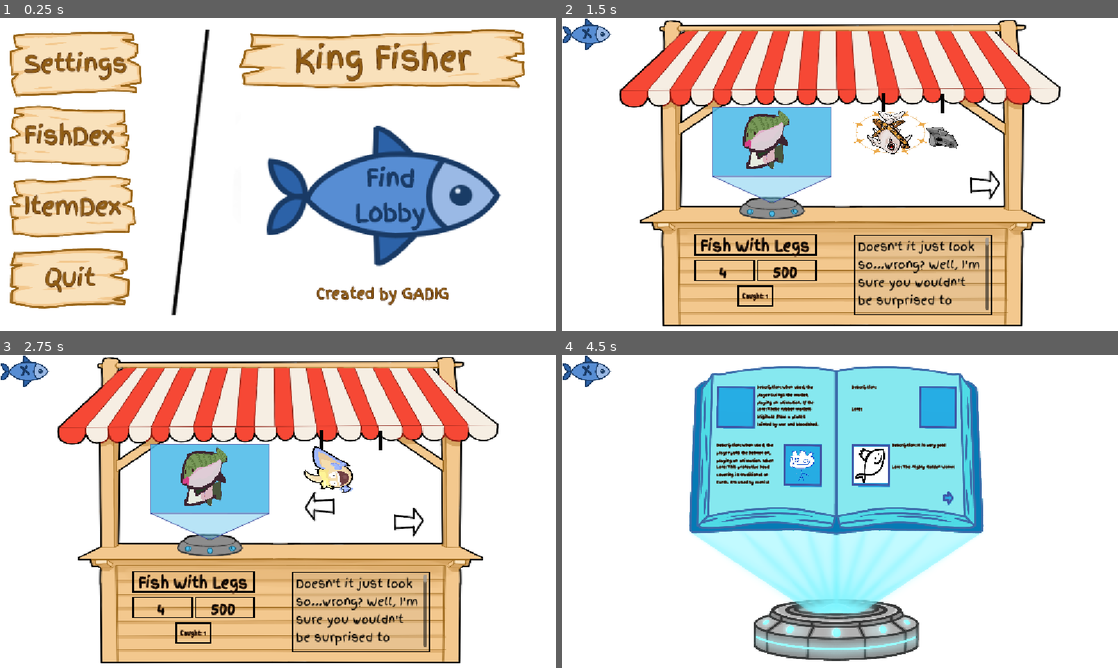
Above: before the commit, frames 1-4 (two rows, left to right).
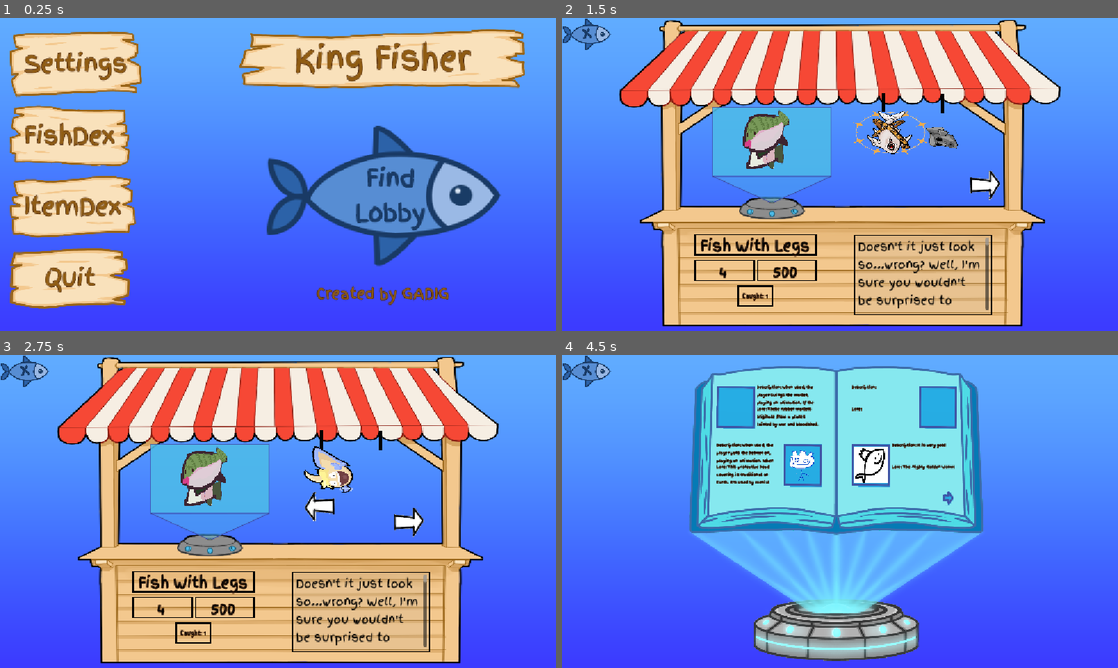
Above: after the commit, the same moments.

Repository: gmuGADIG/King-Fisher
Game: Godot game, scene res://ui/main_menu/main_menu.tscn
The game is run twice, just before and just after one commit, with the same random seed, the same clock (stepped at 60 frames per second) and the same inputs. The engine's default icon, where the game draws it, is replaced by a stand-in: a white triangle on a blue panel in a dark square. Sound files missing from this copy of the repository are replaced by a short silence.
Inputs (mouse positions are in pixels of both pictures, inside the frame that each line leads up to):
- Up to frame 1 (0.25 s): no input
- Up to frame 2 (1.5 s): click "FishDex" at 0.5 s; click (945, 130) at 1.27 s
- Up to frame 3 (2.75 s): click (422, 520) at 2 s
- Up to frame 4 (4.5 s): click (884, 505) at 2.75 s; click (584, 370) at 3.5 s; click "ItemDex" at 4.25 s

The runs differ from the first frame. In frame 1, 67% of the frame differs, in the area x 0-100%, y 0-100%; in frame 2, 48%; in frame 3, 48%; in frame 4, 68%.

Commit message:
Main Menu Background

Diff:
--- a/ui/main_menu/main_menu.tscn
+++ b/ui/main_menu/main_menu.tscn
@@ -2,6 +2,7 @@
 
 [ext_resource type="Script" uid="uid://m8ni6fp80eqq" path="res://ui/main_menu/main_menu.gd" id="1_ctg6d"]
 [ext_resource type="Theme" uid="uid://b2g0k405s5r7p" path="res://ui/themes/finger_paint.tres" id="1_lknku"]
+[ext_resource type="Texture2D" uid="uid://ho7b7tdmq0o7" path="res://ui/main_menu/main_menu_background_texture.tres" id="1_tf5ef"]
 [ext_resource type="PackedScene" uid="uid://n6fltg0vkvl" path="res://ui/options/options_menu.tscn" id="2_3c04x"]
 [ext_resource type="PackedScene" uid="uid://dih1wbmgk3wkg" path="res://ui/lobby_browser/lobby_browser.tscn" id="2_i5wg5"]
 [ext_resource type="Resource" uid="uid://bqu88uxbyg1y4" path="res://sound/music/song_files/settings_erina.tres" id="2_u2jyo"]
@@ -15,27 +16,33 @@
 
 [sub_resource type="CanvasTexture" id="CanvasTexture_6q35d"]
 
-[node name="MainMenu" type="ColorRect" unique_id=1305341032]
+[node name="MainMenu" type="TextureRect" unique_id=1952771162]
 anchors_preset = 15
 anchor_right = 1.0
 anchor_bottom = 1.0
 grow_horizontal = 2
 grow_vertical = 2
+texture = ExtResource("1_tf5ef")
+expand_mode = 1
 script = ExtResource("1_ctg6d")
 options_song = ExtResource("2_u2jyo")
 fishdex_song = ExtResource("3_qewnw")
 lobby_browse_song = ExtResource("4_db6af")
 
 [node name="OptionsMenu" parent="." unique_id=1087068024 instance=ExtResource("2_3c04x")]
+visible = false
 layout_mode = 1
 
 [node name="LobbyBrowser" parent="." unique_id=245152877 instance=ExtResource("2_i5wg5")]
+visible = false
 layout_mode = 1
 
 [node name="Fishdex" parent="." unique_id=1890729006 instance=ExtResource("4_4e78x")]
+visible = false
 layout_mode = 1
 
 [node name="Itemdex" parent="." unique_id=976872789 instance=ExtResource("5_s4pem")]
+visible = false
 layout_mode = 1
 
 [node name="MainMenuContainer" type="Control" parent="." unique_id=1931984883]
@@ -48,6 +55,7 @@
 theme = ExtResource("1_lknku")
 
 [node name="Background" type="TextureRect" parent="MainMenuContainer" unique_id=277350682]
+visible = false
 layout_mode = 1
 anchors_preset = 15
 anchor_right = 1.0
@@ -57,6 +65,7 @@
 texture = SubResource("CanvasTexture_6q35d")
 
 [node name="Divider2" type="TextureRect" parent="MainMenuContainer" unique_id=915958547]
+visible = false
 layout_mode = 0
 offset_left = 277.0
 offset_right = 498.40515
--- /dev/null
+++ b/ui/main_menu/main_menu_background_texture.tres
@@ -0,0 +1,10 @@
+[gd_resource type="GradientTexture2D" format=3 uid="uid://ho7b7tdmq0o7"]
+
+[sub_resource type="Gradient" id="Gradient_xio0d"]
+interpolation_mode = 2
+interpolation_color_space = 2
+colors = PackedColorArray(0.37818745, 0.6738341, 1, 1, 0.23529412, 0.23137255, 1, 1)
+
+[resource]
+gradient = SubResource("Gradient_xio0d")
+fill_to = Vector2(0, 1)
Binary file added: ui/main_menu/pier_empty.png
Not shown, added: ui/main_menu/pier_empty.png.import
